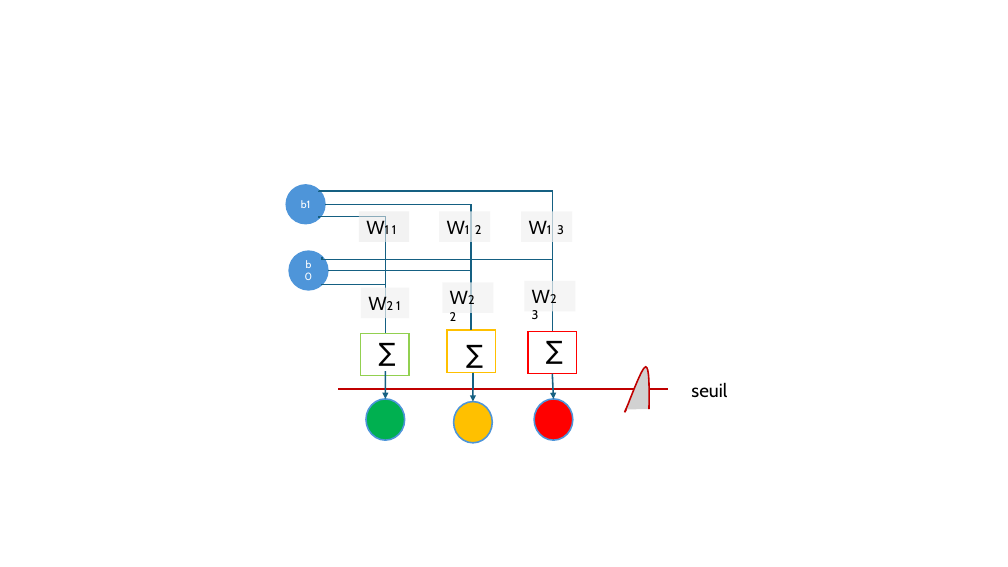
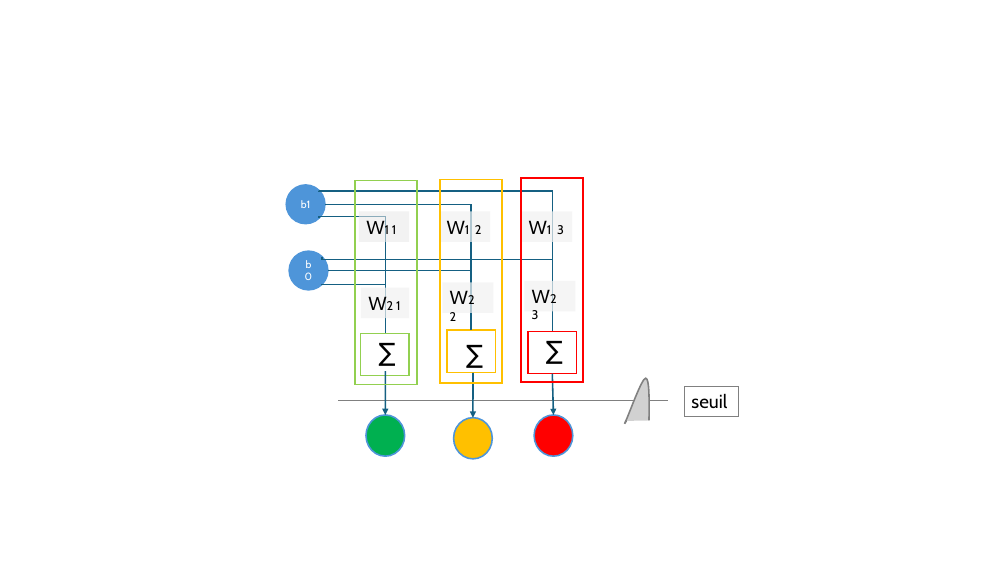
Before and after one commit to pirelaurent/IA_boite_blanche, a slide deck: slide 2 of outillage.pptx. Drawn at 1008x567 pixels with LibreOffice and Linux fonts; fonts in the diff are those of the drawing. Boxes give left, top, right and bottom in pixels: in the first picture for what was removed or moved away, otherwise in the second. Text is boxed around its words. In the diff, an @@ line names an element or a change of style, - is before the commit and + after.

```diff
--- a/outillage.pptx
+++ b/outillage.pptx
@@ rectangle added at (440, 179, 502, 383), outline #FFC000 1.5 pt @@
@@ rectangle added at (521, 178, 583, 382), outline #FF0000 1.5 pt @@
@@ rectangle added at (355, 181, 417, 385), outline #92D050 1.5 pt @@
@@ arrow moved from (386, 371) - (386, 399) to (386, 371) - (386, 415) @@
@@ arrow moved from (473, 373) - (473, 402) to (473, 373) - (473, 417) @@
@@ arrow moved from (553, 374) - (554, 399) to (553, 374) - (554, 415) @@
@@ freeform shape at (625, 377, 654, 426): outline #C00000 1.5 pt to #808080 1.5 pt @@
@@ rectangle "seuil" at (684, 386, 739, 417): outline none to #808080 0.75 pt @@
@@ 1 rectangle, 1 freeform shape, 1 line: place and size @@
-1 rectangle, 1 freeform shape, 1 line at (338, 365, 727, 415)
+1 rectangle, 1 freeform shape, 1 line at (338, 377, 739, 426)
@@ line (338, 401) - (668, 401): stroke #C00000 1.5 pt to #808080 1.5 pt @@
@@ 3 ellipses: place and size @@
-3 ellipses at (366, 399, 573, 443)
+3 ellipses at (366, 415, 573, 459)
```
Also in this commit, not shown: 1 other slide changed, 2 slides added, 3 slides removed, 3 other files.
